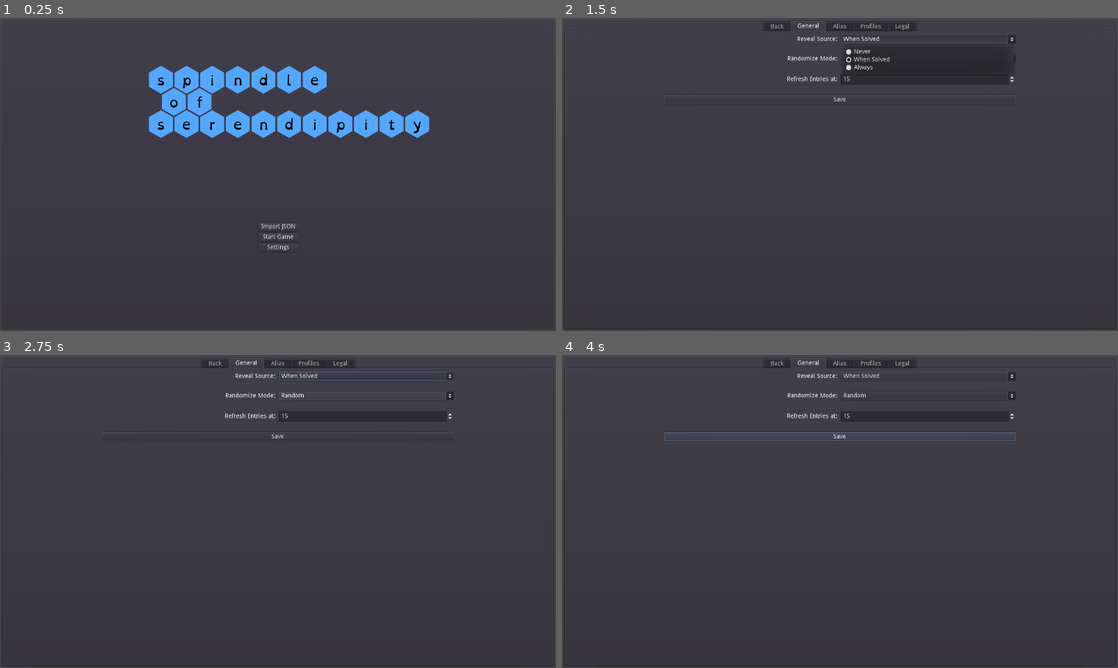
Above: before the commit, frames 1-4 (two rows, left to right).
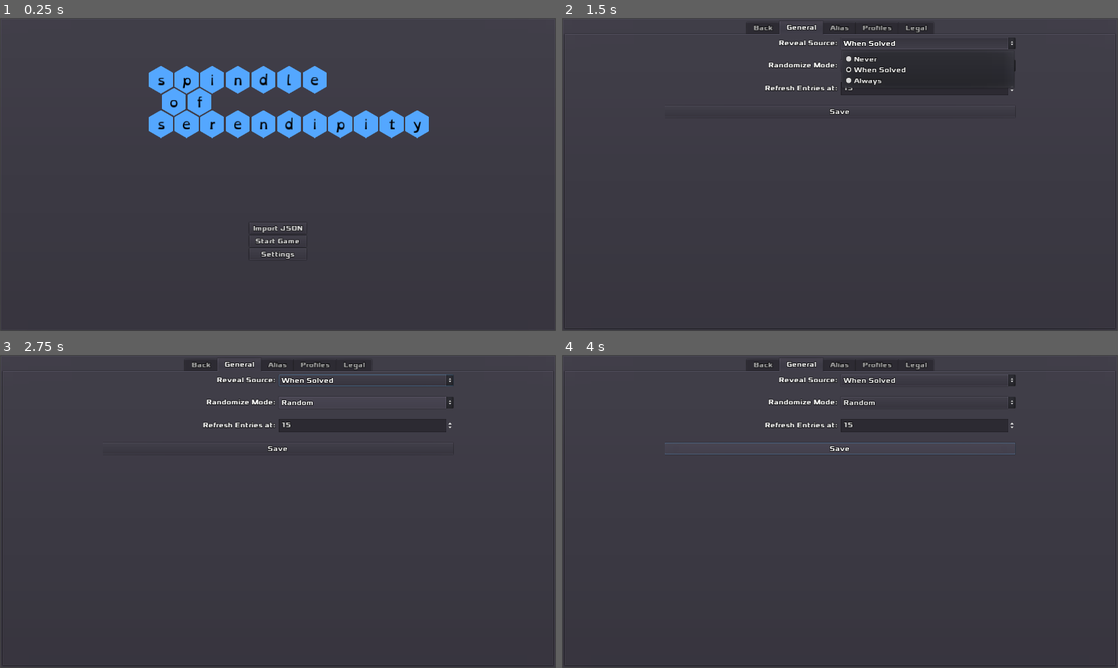
Above: after the commit, the same moments.

Repository: zacryol/spindle-of-serendipity
Game: Godot game, scene res://game/menus/MainMenu.tscn
Same seed, same stepped clock (60 frames per second), same inputs: the game is played once before the commit and once after it.
Inputs:
- Up to frame 1 (0.25 s): no input
- Up to frame 2 (1.5 s): click "Settings" at 0.5 s; click "When Solved" at 1.25 s
- Up to frame 3 (2.75 s): click "Random" at 2 s
- Up to frame 4 (4 s): click "Save" at 2.75 s; tap Backspace at 3.6 s

The runs differ from the first frame. In frame 1, 0.8% of the frame differs, in the area x 26-78%, y 17-78%; in frame 2, 2.0%; in frame 3, 1.9%; in frame 4, 2.2%, in the area x 18-82%, y 1-32%.

Commit message:
New theme with a font

Diff:
--- a/godot/game/GamePanel.gd
+++ b/godot/game/GamePanel.gd
@@ -1,6 +1,6 @@
 extends Control
 
-const MAX_LOG_CHAR := 140
+const MAX_LOG_CHAR := 120
 onready var entry_display := $GP/VB/Game/HSplit/EDKB/EntryDisplay
 onready var log_label := $GP/VB/Top/HB/Label
 onready var new_button := $GP/VB/Top/HB/NewG
--- a/godot/game/GamePanel.tscn
+++ b/godot/game/GamePanel.tscn
@@ -1,14 +1,16 @@
-[gd_scene load_steps=6 format=2]
+[gd_scene load_steps=7 format=2]
 
 [ext_resource path="res://game/components/PlayersPanel.tscn" type="PackedScene" id=1]
 [ext_resource path="res://game/components/Keyboard.tscn" type="PackedScene" id=2]
 [ext_resource path="res://game/components/EntryDisplay.tscn" type="PackedScene" id=3]
 [ext_resource path="res://game/components/Spindle.tscn" type="PackedScene" id=4]
 [ext_resource path="res://game/GamePanel.gd" type="Script" id=5]
+[ext_resource path="res://GameTheme.theme" type="Theme" id=6]
 
 [node name="GamePanel" type="Control"]
 anchor_right = 1.0
 anchor_bottom = 1.0
+theme = ExtResource( 6 )
 script = ExtResource( 5 )
 __meta__ = {
 "_edit_use_anchors_": false
@@ -24,22 +26,22 @@
 [node name="VB" type="VBoxContainer" parent="GP"]
 margin_left = 7.0
 margin_top = 7.0
-margin_right = 1017.0
-margin_bottom = 593.0
+margin_right = 1273.0
+margin_bottom = 713.0
 
 [node name="Top" type="PanelContainer" parent="GP/VB"]
-margin_right = 1010.0
-margin_bottom = 28.0
+margin_right = 1266.0
+margin_bottom = 35.0
 
 [node name="HB" type="HBoxContainer" parent="GP/VB/Top"]
 margin_left = 7.0
 margin_top = 7.0
-margin_right = 1003.0
-margin_bottom = 21.0
+margin_right = 1259.0
+margin_bottom = 28.0
 
 [node name="Label" type="Label" parent="GP/VB/Top/HB"]
-margin_right = 996.0
-margin_bottom = 14.0
+margin_right = 1252.0
+margin_bottom = 21.0
 size_flags_horizontal = 3
 text = "Game Status Bar"
 
@@ -58,21 +60,21 @@
 text = "Quit"
 
 [node name="Game" type="PanelContainer" parent="GP/VB"]
-margin_top = 32.0
-margin_right = 1010.0
-margin_bottom = 586.0
+margin_top = 39.0
+margin_right = 1266.0
+margin_bottom = 706.0
 size_flags_vertical = 3
 
 [node name="HSplit" type="HBoxContainer" parent="GP/VB/Game"]
 margin_left = 7.0
 margin_top = 7.0
-margin_right = 1003.0
-margin_bottom = 547.0
+margin_right = 1259.0
+margin_bottom = 660.0
 custom_constants/separation = 12
 
 [node name="EDKB" type="VBoxContainer" parent="GP/VB/Game/HSplit"]
-margin_right = 700.0
-margin_bottom = 540.0
+margin_right = 882.0
+margin_bottom = 653.0
 size_flags_horizontal = 3
 size_flags_stretch_ratio = 2.47
 custom_constants/separation = 12
@@ -80,40 +82,40 @@
 [node name="EntryDisplay" parent="GP/VB/Game/HSplit/EDKB" instance=ExtResource( 3 )]
 anchor_right = 0.0
 anchor_bottom = 0.0
-margin_right = 700.0
-margin_bottom = 348.0
+margin_right = 882.0
+margin_bottom = 423.0
 size_flags_vertical = 3
 size_flags_stretch_ratio = 1.93
 
 [node name="Keyboard" parent="GP/VB/Game/HSplit/EDKB" instance=ExtResource( 2 )]
 anchor_right = 0.0
 anchor_bottom = 0.0
-margin_top = 360.0
-margin_right = 700.0
-margin_bottom = 540.0
+margin_top = 435.0
+margin_right = 882.0
+margin_bottom = 653.0
 size_flags_vertical = 3
 size_flags_stretch_ratio = 0.99
 
 [node name="SP" type="VBoxContainer" parent="GP/VB/Game/HSplit"]
-margin_left = 712.0
-margin_right = 996.0
-margin_bottom = 540.0
+margin_left = 894.0
+margin_right = 1252.0
+margin_bottom = 653.0
 size_flags_horizontal = 3
 custom_constants/separation = 12
 
 [node name="Spindle" parent="GP/VB/Game/HSplit/SP" instance=ExtResource( 4 )]
 anchor_right = 0.0
 anchor_bottom = 0.0
-margin_right = 284.0
-margin_bottom = 99.0
+margin_right = 358.0
+margin_bottom = 121.0
 size_flags_vertical = 3
 
 [node name="PlayersPanel" parent="GP/VB/Game/HSplit/SP" instance=ExtResource( 1 )]
 anchor_right = 0.0
 anchor_bottom = 0.0
-margin_top = 111.0
-margin_right = 284.0
-margin_bottom = 540.0
+margin_top = 133.0
+margin_right = 358.0
+margin_bottom = 653.0
 size_flags_vertical = 3
 size_flags_stretch_ratio = 4.28
 [connection signal="pressed" from="GP/VB/Top/HB/NewG" to="." method="_on_NewG_pressed"]
--- a/godot/game/GameSetting.tscn
+++ b/godot/game/GameSetting.tscn
@@ -1,10 +1,12 @@
-[gd_scene load_steps=2 format=2]
+[gd_scene load_steps=3 format=2]
 
 [ext_resource path="res://game/GameSetting.gd" type="Script" id=1]
+[ext_resource path="res://GameTheme.theme" type="Theme" id=2]
 
 [node name="GameSetting" type="Control"]
 anchor_right = 1.0
 anchor_bottom = 1.0
+theme = ExtResource( 2 )
 script = ExtResource( 1 )
 __meta__ = {
 "_edit_use_anchors_": false
@@ -22,66 +24,66 @@
 anchor_top = 0.5
 anchor_right = 0.5
 anchor_bottom = 0.5
-margin_left = -86.5
-margin_top = -99.0
-margin_right = 86.5
-margin_bottom = 99.0
+margin_left = -121.0
+margin_top = -127.0
+margin_right = 121.0
+margin_bottom = 127.0
 __meta__ = {
 "_edit_use_anchors_": false
 }
 
 [node name="Label" type="Label" parent="VBoxContainer"]
-margin_right = 173.0
-margin_bottom = 14.0
+margin_right = 242.0
+margin_bottom = 21.0
 text = "Player 1 Name:"
 
 [node name="LineEdit" type="LineEdit" parent="VBoxContainer"]
-margin_top = 18.0
-margin_right = 173.0
-margin_bottom = 42.0
+margin_top = 25.0
+margin_right = 242.0
+margin_bottom = 56.0
 
 [node name="Label2" type="Label" parent="VBoxContainer"]
-margin_top = 46.0
-margin_right = 173.0
-margin_bottom = 60.0
+margin_top = 60.0
+margin_right = 242.0
+margin_bottom = 81.0
 text = "Player 2 Name:"
 
 [node name="LineEdit2" type="LineEdit" parent="VBoxContainer"]
-margin_top = 64.0
-margin_right = 173.0
-margin_bottom = 88.0
+margin_top = 85.0
+margin_right = 242.0
+margin_bottom = 116.0
 
 [node name="Label3" type="Label" parent="VBoxContainer"]
-margin_top = 92.0
-margin_right = 173.0
-margin_bottom = 106.0
+margin_top = 120.0
+margin_right = 242.0
+margin_bottom = 141.0
 text = "Player 3 Name:"
 
 [node name="LineEdit3" type="LineEdit" parent="VBoxContainer"]
-margin_top = 110.0
-margin_right = 173.0
-margin_bottom = 134.0
+margin_top = 145.0
+margin_right = 242.0
+margin_bottom = 176.0
 
 [node name="VSeparator" type="HSeparator" parent="VBoxContainer"]
-margin_top = 138.0
-margin_right = 173.0
-margin_bottom = 142.0
+margin_top = 180.0
+margin_right = 242.0
+margin_bottom = 184.0
 
 [node name="OptionButton" type="OptionButton" parent="VBoxContainer"]
-margin_top = 146.0
-margin_right = 173.0
-margin_bottom = 166.0
+margin_top = 188.0
+margin_right = 242.0
+margin_bottom = 215.0
 text = "Select Entry Profile . . ."
 
 [node name="VSeparator2" type="HSeparator" parent="VBoxContainer"]
-margin_top = 170.0
-margin_right = 173.0
-margin_bottom = 174.0
+margin_top = 219.0
+margin_right = 242.0
+margin_bottom = 223.0
 
 [node name="Button" type="Button" parent="VBoxContainer"]
-margin_top = 178.0
-margin_right = 173.0
-margin_bottom = 198.0
+margin_top = 227.0
+margin_right = 242.0
+margin_bottom = 254.0
 text = "Start"
 
 [node name="AcceptDialog" type="AcceptDialog" parent="."]
--- a/godot/game/menus/MainMenu.tscn
+++ b/godot/game/menus/MainMenu.tscn
@@ -1,11 +1,13 @@
-[gd_scene load_steps=3 format=2]
+[gd_scene load_steps=4 format=2]
 
 [ext_resource path="res://game/menus/MainMenu.gd" type="Script" id=1]
 [ext_resource path="res://tex/title/TitleHex.tscn" type="PackedScene" id=2]
+[ext_resource path="res://GameTheme.theme" type="Theme" id=3]
 
 [node name="MainMenu" type="Control"]
 anchor_right = 1.0
 anchor_bottom = 1.0
+theme = ExtResource( 3 )
 script = ExtResource( 1 )
 __meta__ = {
 "_edit_use_anchors_": false
@@ -24,30 +26,30 @@
 anchor_top = 1.0
 anchor_right = 0.5
 anchor_bottom = 1.0
-margin_left = -45.5
+margin_left = -66.0
 margin_top = -250.0
-margin_right = 45.5
-margin_bottom = -182.0
+margin_right = 66.0
+margin_bottom = -161.0
 __meta__ = {
 "_edit_group_": true,
 "_edit_use_anchors_": false
 }
 
 [node name="ImportButton" type="Button" parent="VBoxContainer"]
-margin_right = 91.0
-margin_bottom = 20.0
+margin_right = 132.0
+margin_bottom = 27.0
 text = "Import JSON"
 
 [node name="StartButton" type="Button" parent="VBoxContainer"]
-margin_top = 24.0
-margin_right = 91.0
-margin_bottom = 44.0
+margin_top = 31.0
+margin_right = 132.0
+margin_bottom = 58.0
 text = "Start Game"
 
 [node name="Settings" type="Button" parent="VBoxContainer"]
-margin_top = 48.0
-margin_right = 91.0
-margin_bottom = 68.0
+margin_top = 62.0
+margin_right = 132.0
+margin_bottom = 89.0
 text = "Settings"
 
 [node name="FileDialog" type="FileDialog" parent="."]
--- a/godot/game/menus/settings/Settings.tscn
+++ b/godot/game/menus/settings/Settings.tscn
@@ -1,14 +1,16 @@
-[gd_scene load_steps=6 format=2]
+[gd_scene load_steps=7 format=2]
 
 [ext_resource path="res://game/menus/settings/Settings.gd" type="Script" id=1]
 [ext_resource path="res://game/menus/settings/General.gd" type="Script" id=2]
 [ext_resource path="res://game/menus/settings/alias/AliasMenu.gd" type="Script" id=3]
 [ext_resource path="res://game/menus/settings/alias/AliasSubTab.gd" type="Script" id=4]
 [ext_resource path="res://game/menus/settings/profiles/Profiles.tscn" type="PackedScene" id=5]
+[ext_resource path="res://GameTheme.theme" type="Theme" id=6]
 
 [node name="Settings" type="Control"]
 anchor_right = 1.0
 anchor_bottom = 1.0
+theme = ExtResource( 6 )
 script = ExtResource( 1 )
 __meta__ = {
 "_edit_use_anchors_": false
@@ -24,14 +26,14 @@
 [node name="TabContainer" type="TabContainer" parent="PanelContainer"]
 margin_left = 7.0
 margin_top = 7.0
-margin_right = 1017.0
-margin_bottom = 593.0
+margin_right = 1273.0
+margin_bottom = 713.0
 
 [node name="Back" type="Button" parent="PanelContainer/TabContainer"]
 anchor_right = 1.0
 anchor_bottom = 1.0
 margin_left = 4.0
-margin_top = 32.0
+margin_top = 39.0
 margin_right = -4.0
 margin_bottom = -4.0
 text = "Back to Main Menu"
@@ -56,8 +58,8 @@
 }
 
 [node name="List" type="VBoxContainer" parent="PanelContainer/TabContainer/General/Scroll"]
-margin_right = 552.0
-margin_bottom = 159.0
+margin_right = 808.0
+margin_bottom = 187.0
 size_flags_horizontal = 3
 custom_constants/separation = 25
 
@@ -158,7 +160,7 @@
 anchor_right = 1.0
 anchor_bottom = 1.0
 margin_left = 4.0
-margin_top = 32.0
+margin_top = 39.0
 margin_right = -4.0
 margin_bottom = -4.0
 script = ExtResource( 4 )
@@ -239,8 +241,8 @@
 }
 
 [node name="VBoxContainer" type="VBoxContainer" parent="PanelContainer/TabContainer/Legal"]
-margin_right = 462.0
-margin_bottom = 713.0
+margin_right = 702.0
+margin_bottom = 1295.0
 
 [node name="GPLLabel" type="Label" parent="PanelContainer/TabContainer/Legal/VBoxContainer"]
 margin_right = 462.0
--- a/godot/project.godot
+++ b/godot/project.godot
@@ -39,9 +39,12 @@
 
 [display]
 
+window/size/width=1280
+window/size/height=720
 window/size/test_width=1280
 window/size/test_height=720
-window/stretch/aspect="expand"
+window/stretch/mode="2d"
+window/stretch/aspect="keep"
 
 [rendering]
 
Binary file added: godot/GameTheme.theme
Binary file added: godot/Xolonium-Bold.otf
